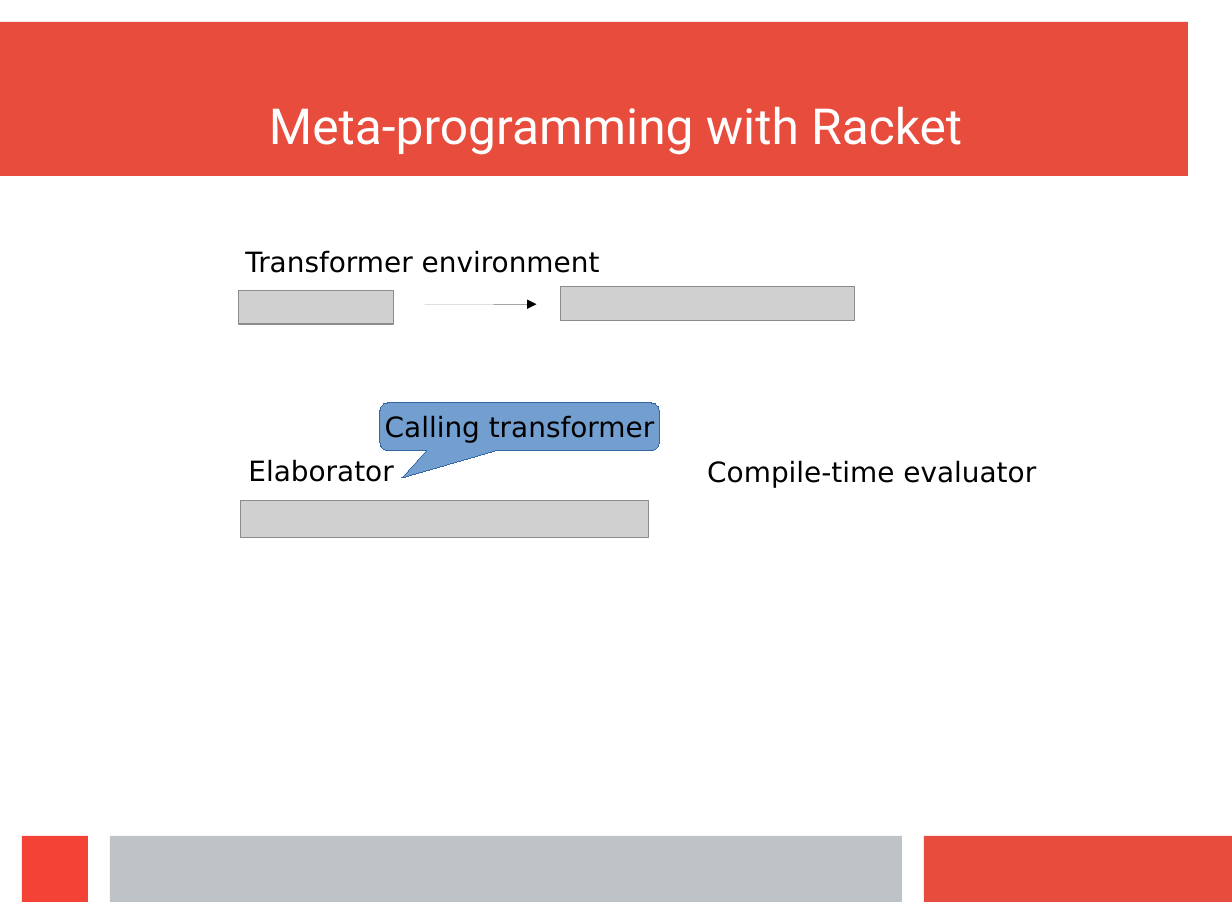
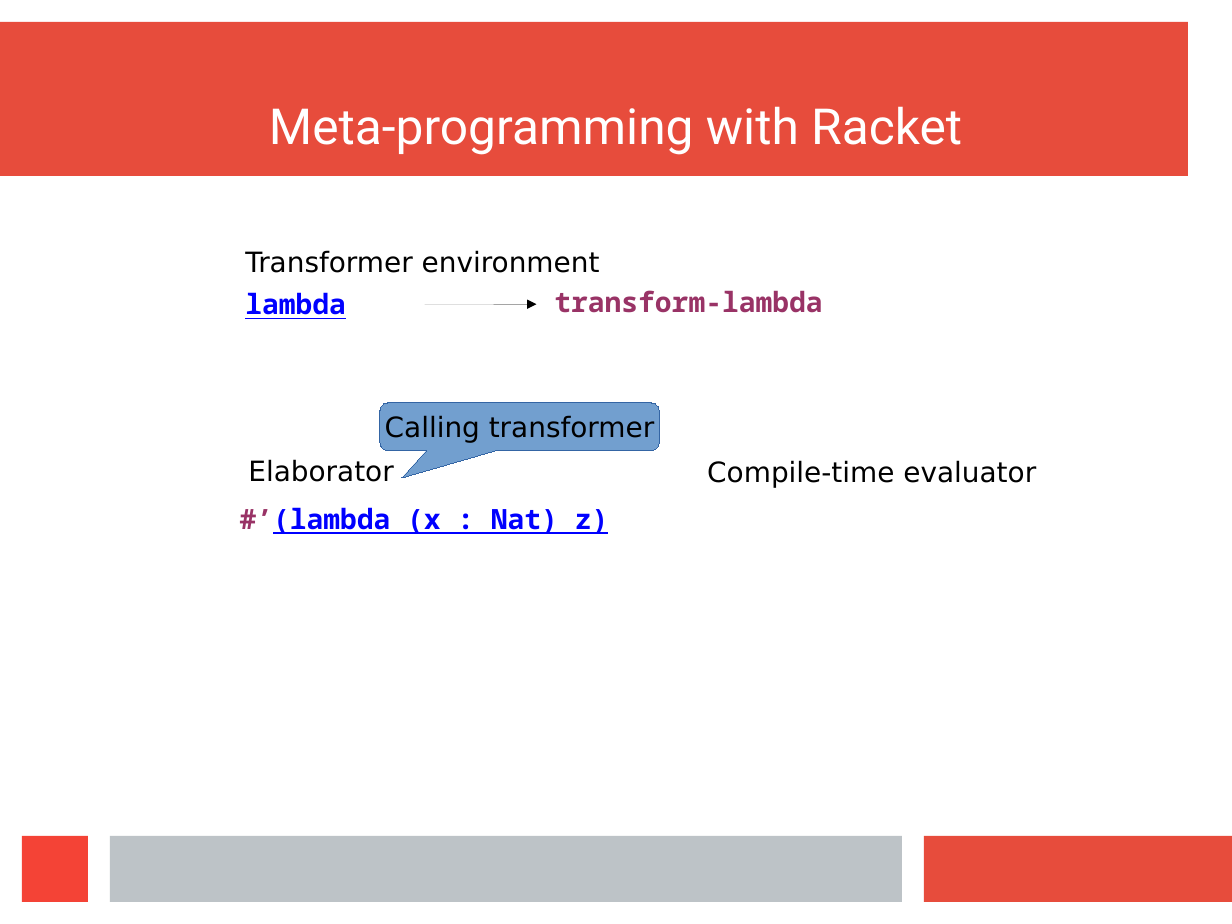
Before and after one commit to wilbowma/cur, a slide deck: slide 19 of hope-2016/slides.odp (slide 30 before the commit). Drawn at 1232x924 pixels with LibreOffice and Linux fonts; fonts in the diff are those of the drawing; grey boxes stand for pictures. Boxes give left, top, right and bottom in pixels: in the first picture for what was removed or moved away, otherwise in the second. Text is boxed around its words. In the diff, an @@ line names an element or a change of style, - is before the commit and + after.

```diff
--- a/hope-2016/slides.odp
+++ b/hope-2016/slides.odp
@@ picture removed at box(239, 291, 394, 324) @@
@@ text added at box(245, 292, 346, 319), 18 pt, text #0000FF, bold, underline @@
+lambda
@@ text added at box(554, 290, 822, 313), 18 pt, text #993366, bold @@
+transform-lambda
@@ picture removed at box(560, 287, 854, 321) @@
@@ picture removed at box(240, 501, 648, 538) @@
@@ text added at box(240, 507, 609, 534), 18 pt, text #0000FF, bold, underline @@
+#’(lambda (x : Nat) z)
```
Also in this commit, not shown: 7 other slides changed, 7 slides added, 14 slides removed.
